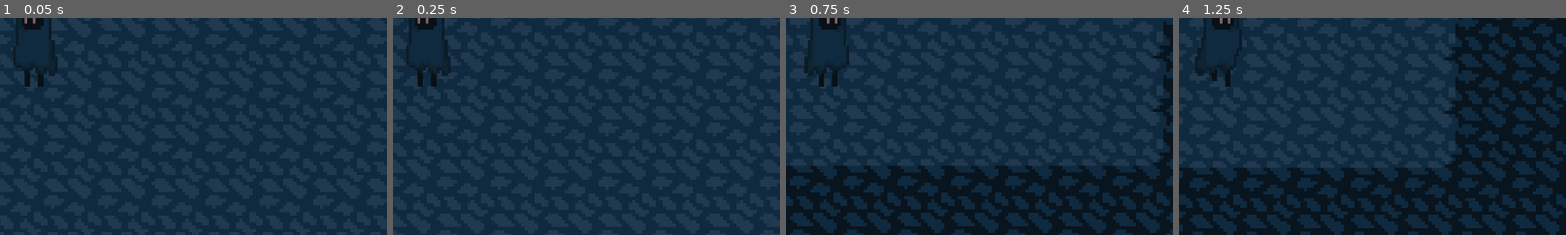
Above: before the commit, frames 1-4 (left to right).
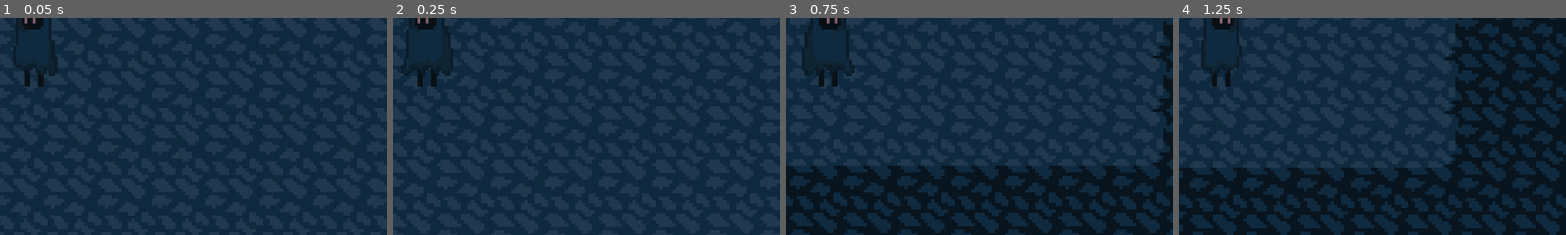
Above: after the commit, the same moments.

Repository: Sukarth/Hackclub-Jumpstart-Game
Game: Godot game, scene res://game.tscn
Two runs of this game, one before a commit and one after it. Both use one fixed random seed, a clock stepped at 60 frames per second and the inputs below.
Inputs:
- Up to frame 1 (0.05 s): no input
- Up to frame 2 (0.25 s): no input
- Up to frame 3 (0.75 s): tap Enter at 0.5 s; hold D (move_right) from 0.53 s (still down); hold Tab from 0.53 s (still down)
- Up to frame 4 (1.25 s): keep holding D (move_right); keep holding Tab; tap Space (jump) at 0.77, 0.8, 1.07 s
The pictures show only the part of the screen within x 45-95%, y 44-94%; the shares and areas given below are measured in that part.

Frame 1 is identical in both runs. In frame 2, 0.2% of the frame differs, in the area x 2-16%, y 3-27%; in frame 3, 0.2%, in the area x 4-18%, y 4-27%; in frame 4, 0.2%.

Commit message:
player animation additions

Diff:
--- a/player/player.gd
+++ b/player/player.gd
@@ -53,7 +53,7 @@
 	var direction := 0.0
 	if Input.is_action_pressed("move_left"):
 		direction -= 1.0
-	if Input.is_key_pressed(KEY_D):
+	if Input.is_action_pressed("move_right"):
 		direction += 1.0
 
 	var current_speed: float
@@ -84,15 +84,17 @@
 	else:
 		# Phase through everything
 		global_position += velocity * delta
+
+	%Sprite.flip_h = velocity.x > 0
 	print(velocity)
 
-	%Sprite.flip_h = velocity.x > 0
+	var treshold = 100
 
-	if abs(velocity).x < 0.1:
-		%Sprite.play("default")
-	elif velocity.y > 0.1:
-		%Sprite.play("default")
-	elif velocity.y > 0.1:
+	if velocity.y > treshold:
+		%Sprite.play("fall")
+	elif velocity.y < -treshold:
+		%Sprite.play("jump")
+	elif abs(velocity).x < treshold:
 		%Sprite.play("default")
 	else:
 		%Sprite.play("move")
@@ -176,12 +178,3 @@
 	var sacrifice_ui = get_tree().get_first_node_in_group("sacrifice_ui")
 	if sacrifice_ui and sacrifice_ui.visible:
 		return
-
-	if Input.is_key_pressed(KEY_TAB):
-		print("🔍 DEBUG - Current sacrifices:")
-		print("  Gravity: ", not GameManager.has_gravity)
-		print("  Friction: ", not GameManager.has_friction)
-		print("  Collision: ", not GameManager.has_collision)
-		print("  Jump: ", not GameManager.can_jump)
-		print("  Run: ", not GameManager.can_run)
-		print("  Total sacrifices: ", GameManager.get_sacrifice_count())
--- a/player/player.tscn
+++ b/player/player.tscn
@@ -1,8 +1,10 @@
-[gd_scene load_steps=16 format=3 uid="uid://ccuespvssreem"]
+[gd_scene load_steps=18 format=3 uid="uid://ccuespvssreem"]
 
 [ext_resource type="Script" uid="uid://xv8ty6q8ikic" path="res://player/player.gd" id="1_rkbax"]
 [ext_resource type="Texture2D" uid="uid://crebc6ao1gft2" path="res://player/player_idle.png" id="2_rkbax"]
 [ext_resource type="Texture2D" uid="uid://dijwn0pviafit" path="res://player/player_move.png" id="3_g1dw6"]
+[ext_resource type="Texture2D" uid="uid://dfnnj0ekcnbsn" path="res://player/player_fall.png" id="3_qjkh3"]
+[ext_resource type="Texture2D" uid="uid://dk4bha5sauhqj" path="res://player/player_jump.png" id="4_g6k8r"]
 
 [sub_resource type="AtlasTexture" id="AtlasTexture_rkbax"]
 atlas = ExtResource("2_rkbax")
@@ -77,6 +79,22 @@
 }, {
 "frames": [{
 "duration": 1.0,
+"texture": ExtResource("3_qjkh3")
+}],
+"loop": true,
+"name": &"fall",
+"speed": 5.0
+}, {
+"frames": [{
+"duration": 1.0,
+"texture": ExtResource("4_g6k8r")
+}],
+"loop": true,
+"name": &"jump",
+"speed": 5.0
+}, {
+"frames": [{
+"duration": 1.0,
 "texture": SubResource("AtlasTexture_8t03j")
 }, {
 "duration": 1.0,
@@ -100,7 +118,7 @@
 position = Vector2(4, -3.9999995)
 scale = Vector2(4.0833335, 4.0833335)
 sprite_frames = SubResource("SpriteFrames_oul6g")
-animation = &"move"
+animation = &"jump"
 
 [node name="CollisionShape" type="CollisionShape2D" parent="."]
 position = Vector2(-1, 0)
Binary file added: player/player_fall.png
Not shown, added: player/player_fall.png.import
Binary file added: player/player_jump.png
Not shown, added: player/player_jump.png.import
Not shown, added: res/tiles/cave/cave_spritesheet.png.import
